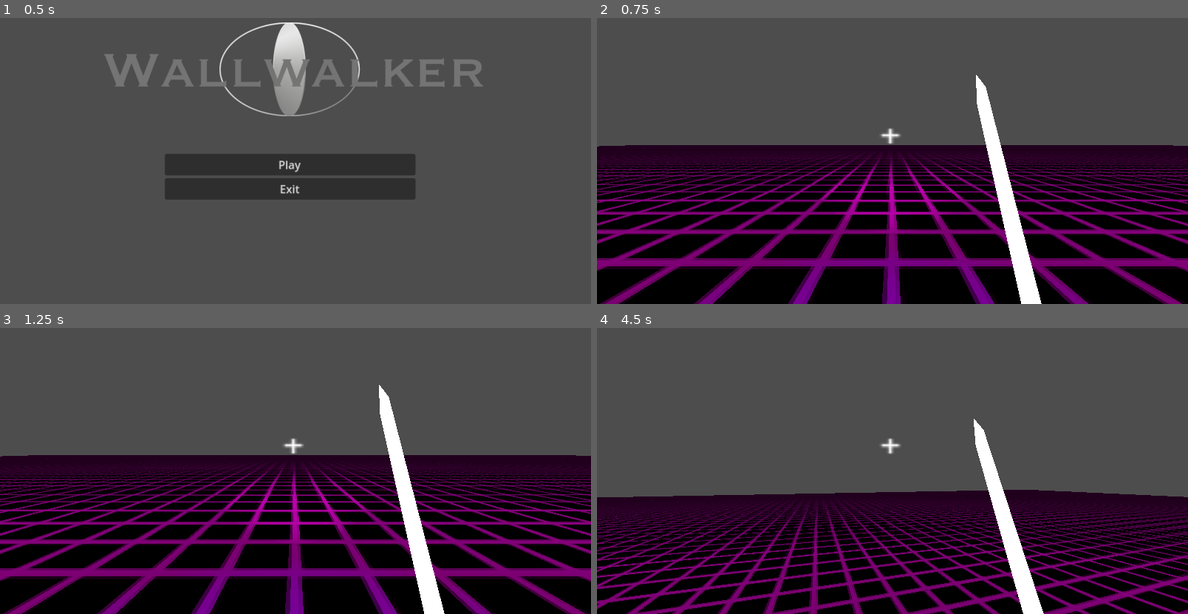
Above: before the commit, frames 1-4 (two rows, left to right).
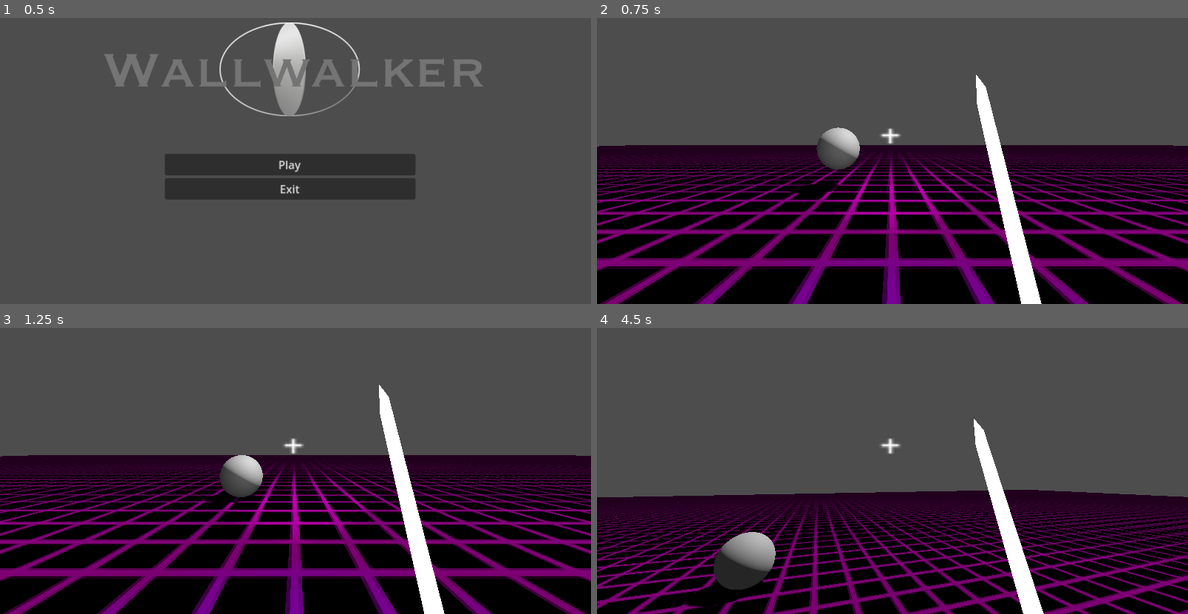
Above: after the commit, the same moments.

Repository: HanSolo626/Wallwalker
Game: Godot game, scene res://scenes/main_menu.tscn
Same seed, same stepped clock (60 frames per second), same inputs: the game is played once before the commit and once after it.
Inputs (mouse positions are in pixels of both pictures, inside the frame that each line leads up to):
- Up to frame 1 (0.5 s): no input
- Up to frame 2 (0.75 s): click "Play" at 0.5 s
- Up to frame 3 (1.25 s): no input
- Up to frame 4 (4.5 s): tap Enter (ui_accept) at 1.25, 3.5 s; move the mouse to (922, 445) at 1.27 s; hold Up (ui_up) from 1.28 s (still down); right-click (922, 445) at 1.35 s; tap Space (jump) at 1.52, 2.27, 3.77 s; move the mouse to (862, 448) at 2.02 s; tap L (flashlight) at 2.1 s; right-click (862, 448) at 2.3 s; move the mouse to (904, 442) at 2.77 s; right-click (904, 442) at 2.85 s; move the mouse to (886, 453) at 3.52 s; tap Shift (shift_key) at 3.6 s; right-click (886, 453) at 3.8 s; move the mouse to (933, 450) at 4.27 s; right-click (933, 450) at 4.35 s

Frame 1 is identical in both runs. In frame 2, 0.9% of the frame differs, in the area x 32-45%, y 38-62%; in frame 3, 0.9%; in frame 4, 1.9%, in the area x 14-31%, y 71-98%.

Commit message:
added lashable object

Diff:
--- a/project.godot
+++ b/project.godot
@@ -96,6 +96,7 @@
 3d_physics/layer_1="player"
 3d_physics/layer_2="dungeon"
 3d_physics/layer_3="doors"
+3d_physics/layer_4="objects"
 
 [rendering]
 
--- /dev/null
+++ b/scenes/lashable_object.tscn
@@ -0,0 +1,21 @@
+[gd_scene load_steps=4 format=3 uid="uid://dfllykgtovd4s"]
+
+[ext_resource type="Script" path="res://scripts/lashable_object.gd" id="1_hftsd"]
+
+[sub_resource type="SphereShape3D" id="SphereShape3D_vbpkc"]
+radius = 1.5
+
+[sub_resource type="SphereMesh" id="SphereMesh_1w71s"]
+radius = 1.5
+height = 3.0
+
+[node name="LashableObject" type="CharacterBody3D"]
+collision_layer = 8
+collision_mask = 15
+script = ExtResource("1_hftsd")
+
+[node name="Collision" type="CollisionShape3D" parent="."]
+shape = SubResource("SphereShape3D_vbpkc")
+
+[node name="Body" type="MeshInstance3D" parent="."]
+mesh = SubResource("SphereMesh_1w71s")
--- a/scenes/world.tscn
+++ b/scenes/world.tscn
@@ -7,6 +7,7 @@
 [ext_resource type="Script" path="res://scripts/PauseMenu.gd" id="5_2g0vb"]
 [ext_resource type="PackedScene" uid="uid://cpokt6f8msde" path="res://scenes/basic_ceiling_light.tscn" id="5_48cs3"]
 [ext_resource type="Script" path="res://scripts/CheatMenu.gd" id="7_3dfte"]
+[ext_resource type="PackedScene" uid="uid://dfllykgtovd4s" path="res://scenes/lashable_object.tscn" id="8_172p4"]
 
 [sub_resource type="ProceduralSkyMaterial" id="ProceduralSkyMaterial_d783x"]
 sky_top_color = Color(0.448753, 0.446873, 0.455253, 1)
@@ -174,6 +175,9 @@
 grow_vertical = 2
 color = Color(0, 0, 0, 0.494118)
 
+[node name="LashableObject" parent="." instance=ExtResource("8_172p4")]
+transform = Transform3D(1, 0, 0, 0, 1, 0, 0, 0, 1, -3.87222, 0.90325, -15.503)
+
 [connection signal="text_submitted" from="CheatMenu/CheatBarBox/CheatBar" to="CheatMenu" method="_on_cheat_bar_text_submitted"]
 [connection signal="pressed" from="PauseMenu/VBoxContainer/ResumeButton" to="PauseMenu" method="_on_resume_button_pressed"]
 [connection signal="pressed" from="PauseMenu/VBoxContainer/ExitToMainMenuButton" to="PauseMenu" method="_on_exit_to_main_menu_button_pressed"]
--- /dev/null
+++ b/scripts/lashable_object.gd
@@ -0,0 +1,16 @@
+extends CharacterBody3D
+
+@onready var body = $Body
+
+# Get the gravity from the project settings to be synced with RigidBody nodes.
+var gravity = ProjectSettings.get_setting("physics/3d/default_gravity")
+
+
+func _physics_process(delta):
+	# Add the gravity.
+	if not is_on_floor():
+		velocity.y -= gravity * delta
+
+
+
+	move_and_slide()
Not shown: 8 places in resources/MeshLibraries/sci_fi.tres that only renumber resources
Not shown: 1 places in scenes/world.tscn that only renumber resources
